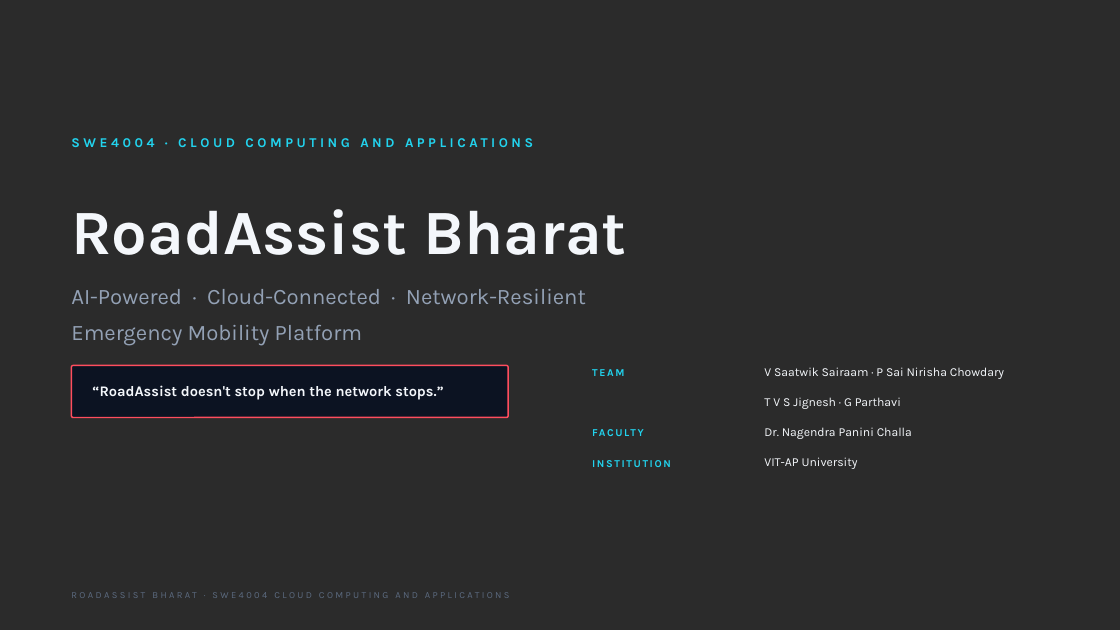
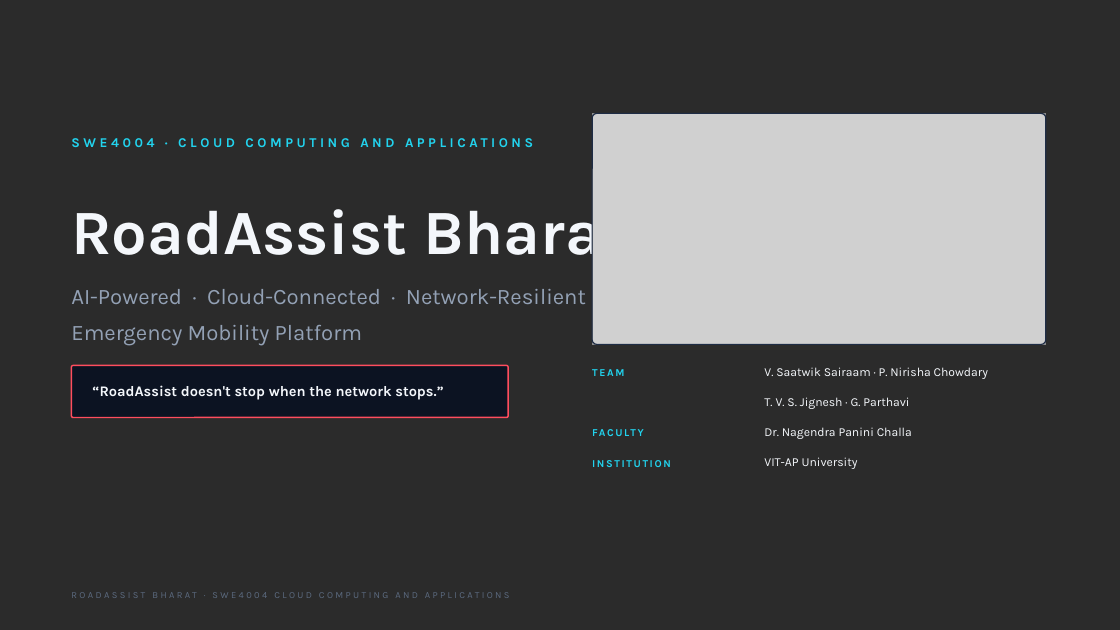
Before and after one commit to saatwik-1157/roadassist-bharat, a slide deck: slide 1 of ppt/RoadAssist-Bharat-FINAL.pptx. Drawn at 1120x630 pixels with LibreOffice and Linux fonts; fonts in the diff are those of the drawing; grey boxes stand for pictures; background and template pictures are left out; a plain dark background stands for a picture behind light text. Boxes give left, top, right and bottom in pixels: in the first picture for what was removed or moved away, otherwise in the second. Text is boxed around its words. In the diff, an @@ line names an element or a change of style, - is before the commit and + after.

```diff
--- a/ppt/RoadAssist-Bharat-FINAL.pptx
+++ b/ppt/RoadAssist-Bharat-FINAL.pptx
@@ picture added at <box>592,113,1046,344</box> @@
@@ rounded rectangle added at <box>592,113,1046,344</box>, outline #1E2C45 1 pt @@
@@ text at <box>764,367,988,379</box>: text changed @@
-V Saatwik Sairaam · P Sai Nirisha Chowdary
+V. Saatwik Sairaam · P. Nirisha Chowdary
@@ text at <box>764,397,909,409</box>: text changed @@
-T V S Jignesh · G Parthavi
+T. V. S. Jignesh · G. Parthavi
```
Also in this commit, not shown: 4 other slides changed, 1 other file.
